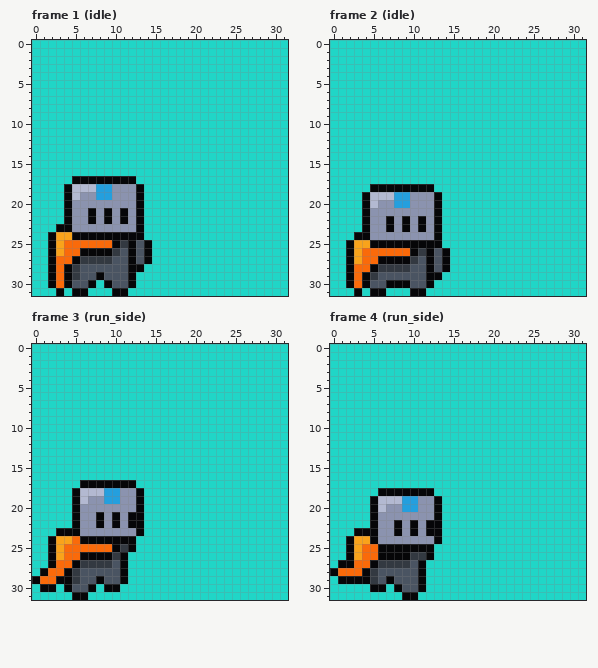
Pixel-art file, stored at assets/sprites/WIP/Knight.ase. That is the earlier state.
32x32 pixels, 13 frames. Shown: frame 1 (idle), frame 2 (idle), frame 3 (run_side), frame 4 (run_side). The commit also changed other frames, which this record leaves out.
Now the later version:
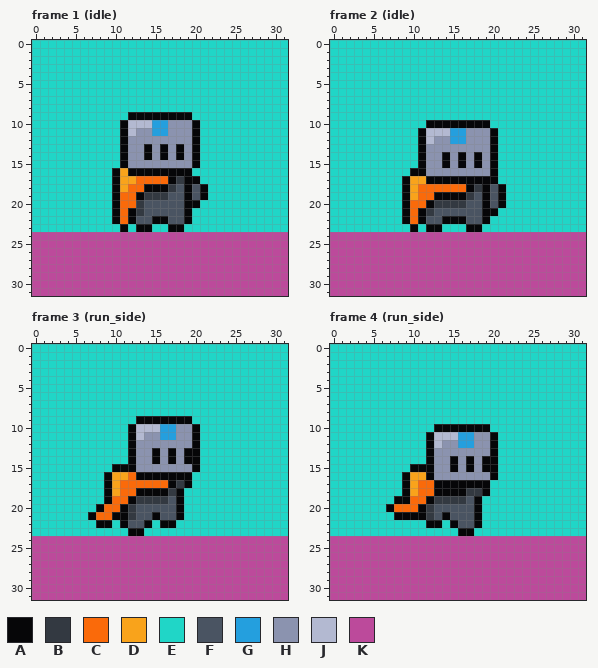
Palette (. is transparent): A #060608  B #333941  C #fa6a0a  D #f9a31b  E #20d6c7  F #4a5462  G #249fde  H #8b93af  J #b3b9d1  K #bc4a9b
Change:
layer "knight" now hidden
layer "run_side" added
layer "idle" added
Frame 1 (idle):
y 9: x 12..19 EEEEEEEE -> AAAAAAAA
y 10: x 11..20 EEEEEEEEEE -> AJJJGGHHHA
y 11: x 11..20 EEEEEEEEEE -> AJHHGGHHHA
y 12: x 11..20 EEEEEEEEEE -> AHHHHHHHHA
y 13..14: x 11..20 EEEEEEEEEE -> AHHAHAHAHA
y 15: x 11..20 EEEEEEEEEE -> AHHHHHHHHA
y 16: x 10..19 EEEEEEEEEE -> ADAAAAAAAA
y 17: x 5..9 AAAAA -> EEEEE; x 11..20 AAEEEEEEEE -> DDCCCCABAA
y 18: x 4..21 AJJJGGHHHAEEEEEEEE -> EEEEEEADCCAAABFAFA
y 19: x 4..12 AJHHGGHHH -> EEEEEEACC; x 14..21 EEEEEEEE -> BBBFFAFA
y 20: x 4..20 AHHHHHHHHAEEEEEEE -> EEEEEEACCBFFFFFAA
y 21: x 4..19 AHHAHAHAHAEEEEEE -> EEEEEEACABFFFFFA
y 22: x 4..19 AHHAHAHAHAEEEEEE -> EEEEEEACAFFAAFFA
y 23: x 3..12 AAHHHHHHHH -> EEEEEEEEAE; x 14 E -> A; x 17..18 EE -> AA
y 24: x 0..31 EEADDAAAAAAAAAEEEEEEEEEEEEEEEEEE -> KKKKKKKKKKKKKKKKKKKKKKKKKKKKKKKK
y 25: x 0..31 EEADCCCCCCABAFAEEEEEEEEEEEEEEEEE -> KKKKKKKKKKKKKKKKKKKKKKKKKKKKKKKK
y 26: x 0..31 EEADCCAAAABFAFAEEEEEEEEEEEEEEEEE -> KKKKKKKKKKKKKKKKKKKKKKKKKKKKKKKK
y 27: x 0..31 EEACCABBBBFFAFAEEEEEEEEEEEEEEEEE -> KKKKKKKKKKKKKKKKKKKKKKKKKKKKKKKK
y 28: x 0..31 EEACABFFFFFFAAEEEEEEEEEEEEEEEEEE -> KKKKKKKKKKKKKKKKKKKKKKKKKKKKKKKK
y 29: x 0..31 EEACABFFAFFFAEEEEEEEEEEEEEEEEEEE -> KKKKKKKKKKKKKKKKKKKKKKKKKKKKKKKK
y 30: x 0..31 EEACAFFAEAFFAEEEEEEEEEEEEEEEEEEE -> KKKKKKKKKKKKKKKKKKKKKKKKKKKKKKKK
y 31: x 0..31 EEEAEAAEEEAAEEEEEEEEEEEEEEEEEEEE -> KKKKKKKKKKKKKKKKKKKKKKKKKKKKKKKK
Frame 2 (idle):
y 10: x 12..19 EEEEEEEE -> AAAAAAAA
y 11: x 11..20 EEEEEEEEEE -> AJJJGGHHHA
y 12: x 11..20 EEEEEEEEEE -> AJHHGGHHHA
y 13: x 11..20 EEEEEEEEEE -> AHHHHHHHHA
y 14..15: x 11..20 EEEEEEEEEE -> AHHAHAHAHA
y 16: x 10..20 EEEEEEEEEEE -> AAHHHHHHHHA
y 17: x 9..20 EEEEEEEEEEEE -> ADDAAAAAAAAA
y 18: x 5..8 AAAA -> EEEE; x 10..21 AAAEEEEEEEEE -> DCCCCCCABAFA
y 19: x 4..12 AJJJGGHHH -> EEEEEADCC; x 14..21 EEEEEEEE -> AAABFAFA
y 20: x 4..21 AJHHGGHHHAEEEEEEEE -> EEEEEACCABBBBFFAFA
y 21: x 4..20 AHHHHHHHHAEEEEEEE -> EEEEEACABFFFFFFAA
y 22: x 4..8 AHHAH -> EEEEE; x 10 H -> C; x 12..19 HAEEEEEE -> FFAAAFFA
y 23: x 4..12 AHHAHAHAH -> EEEEEEAEA; x 17..18 EE -> AA
y 24: x 0..31 EEEAAHHHHHHHHAEEEEEEEEEEEEEEEEEE -> KKKKKKKKKKKKKKKKKKKKKKKKKKKKKKKK
y 25: x 0..31 EEADDAAAAAAAAAEEEEEEEEEEEEEEEEEE -> KKKKKKKKKKKKKKKKKKKKKKKKKKKKKKKK
y 26: x 0..31 EEADCCCCCCABAFAEEEEEEEEEEEEEEEEE -> KKKKKKKKKKKKKKKKKKKKKKKKKKKKKKKK
y 27: x 0..31 EEADCCAAAABFAFAEEEEEEEEEEEEEEEEE -> KKKKKKKKKKKKKKKKKKKKKKKKKKKKKKKK
y 28: x 0..31 EEACCABBBBFFAFAEEEEEEEEEEEEEEEEE -> KKKKKKKKKKKKKKKKKKKKKKKKKKKKKKKK
y 29: x 0..31 EEACABFFFFFFAAEEEEEEEEEEEEEEEEEE -> KKKKKKKKKKKKKKKKKKKKKKKKKKKKKKKK
y 30: x 0..31 EEACAFFAAAFFAEEEEEEEEEEEEEEEEEEE -> KKKKKKKKKKKKKKKKKKKKKKKKKKKKKKKK
y 31: x 0..31 EEEAEAAEEEAAEEEEEEEEEEEEEEEEEEEE -> KKKKKKKKKKKKKKKKKKKKKKKKKKKKKKKK
Frame 3 (run_side):
y 9: x 13..19 EEEEEEE -> AAAAAAA
y 10: x 12..20 EEEEEEEEE -> AJJJGGHHA
y 11: x 12..20 EEEEEEEEE -> AJHHGGHHA
y 12: x 12..20 EEEEEEEEE -> AHHHHHHHA
y 13..14: x 12..20 EEEEEEEEE -> AHHAHAHAA
y 15: x 10..20 EEEEEEEEEEE -> AAAHHHHHHHA
y 16: x 9..19 EEEEEEEEEEE -> ADDCAAAAAAA
y 17: x 6..8 AAA -> EEE; x 10..19 AAAEEEEEEE -> DCCCCCCABA
y 18: x 5..12 AJJJGGHH -> EEEEADCC; x 14..18 EEEEE -> AAABA
y 19: x 5..18 AJHHGGHHAEEEEE -> EEEEACCABBBBFA
y 20: x 5..18 AHHHHHHHAEEEEE -> EEEACCABFFFFFA
y 21: x 5..9 AHHAH -> EEACC; x 11..18 HAAEEEEE -> ABFFAFFA
y 22: x 5..7 AHH -> EEE; x 9..14 HAHAAE -> AEAFFA; x 16..17 EE -> AA
y 23: x 3..12 AAAHHHHHHH -> EEEEEEEEEA
y 24: x 0..31 EEADDCAAAAAAAEEEEEEEEEEEEEEEEEEE -> KKKKKKKKKKKKKKKKKKKKKKKKKKKKKKKK
y 25: x 0..31 EEADCCCCCCABAEEEEEEEEEEEEEEEEEEE -> KKKKKKKKKKKKKKKKKKKKKKKKKKKKKKKK
y 26: x 0..31 EEADCCAAAABAEEEEEEEEEEEEEEEEEEEE -> KKKKKKKKKKKKKKKKKKKKKKKKKKKKKKKK
y 27: x 0..31 EEACCABBBBFAEEEEEEEEEEEEEEEEEEEE -> KKKKKKKKKKKKKKKKKKKKKKKKKKKKKKKK
y 28: x 0..31 EACCABFFFFFAEEEEEEEEEEEEEEEEEEEE -> KKKKKKKKKKKKKKKKKKKKKKKKKKKKKKKK
y 29: x 0..31 ACCAABFFAFFAEEEEEEEEEEEEEEEEEEEE -> KKKKKKKKKKKKKKKKKKKKKKKKKKKKKKKK
y 30: x 0..31 EAAEAFFAEAAEEEEEEEEEEEEEEEEEEEEE -> KKKKKKKKKKKKKKKKKKKKKKKKKKKKKKKK
y 31: x 0..31 EEEEEAAEEEEEEEEEEEEEEEEEEEEEEEEE -> KKKKKKKKKKKKKKKKKKKKKKKKKKKKKKKK
Frame 4 (run_side):
y 10: x 13..19 EEEEEEE -> AAAAAAA
y 11: x 12..20 EEEEEEEEE -> AJJJGGHHA
y 12: x 12..20 EEEEEEEEE -> AJHHGGHHA
y 13: x 12..20 EEEEEEEEE -> AHHHHHHHA
y 14: x 12..20 EEEEEEEEE -> AHHAHAHAA
y 15: x 10..20 EEEEEEEEEEE -> AAAHHAHAHAA
y 16: x 9..20 EEEEEEEEEEEE -> ADDAHHHHHHHA
y 17: x 9..19 EEEEEEEEEEE -> ADCCAAAAAAA
y 18: x 6..8 AAA -> EEE; x 10..19 AAAEEEEEEE -> DCCAAAABBA
y 19: x 5..18 AJJJGGHHAEEEEE -> EEEAACCABBBBFA
y 20: x 5..18 AJHHGGHHAEEEEE -> EEACCCABFFFFFA
y 21: x 5..18 AHHHHHHHAEEEEE -> EEEAAAABFAFFFA
y 22: x 5..11 AHHAHAH -> EEEEEEE; x 15..18 EEEE -> AFFA
y 23: x 3..13 AAAHHAHAHAA -> EEEEEEEEEEE; x 16..17 EE -> AA
y 24: x 0..31 EEADDAHHHHHHHAEEEEEEEEEEEEEEEEEE -> KKKKKKKKKKKKKKKKKKKKKKKKKKKKKKKK
y 25: x 0..31 EEADCCAAAAAAAEEEEEEEEEEEEEEEEEEE -> KKKKKKKKKKKKKKKKKKKKKKKKKKKKKKKK
y 26: x 0..31 EEADCCAAAABBAEEEEEEEEEEEEEEEEEEE -> KKKKKKKKKKKKKKKKKKKKKKKKKKKKKKKK
y 27: x 0..31 EAACCABBBBFAEEEEEEEEEEEEEEEEEEEE -> KKKKKKKKKKKKKKKKKKKKKKKKKKKKKKKK
y 28: x 0..31 ACCCABFFFFFAEEEEEEEEEEEEEEEEEEEE -> KKKKKKKKKKKKKKKKKKKKKKKKKKKKKKKK
y 29: x 0..31 EAAAABFAFFFAEEEEEEEEEEEEEEEEEEEE -> KKKKKKKKKKKKKKKKKKKKKKKKKKKKKKKK
y 30: x 0..31 EEEEEAAEAFFAEEEEEEEEEEEEEEEEEEEE -> KKKKKKKKKKKKKKKKKKKKKKKKKKKKKKKK
y 31: x 0..31 EEEEEEEEEAAEEEEEEEEEEEEEEEEEEEEE -> KKKKKKKKKKKKKKKKKKKKKKKKKKKKKKKK
Where, in picture pixels (left, top, right, bottom), the same in both pictures:
changed: (32, 112, 288, 296)
changed: (330, 120, 586, 296)
changed: (32, 416, 288, 600)
changed: (330, 424, 586, 600)
